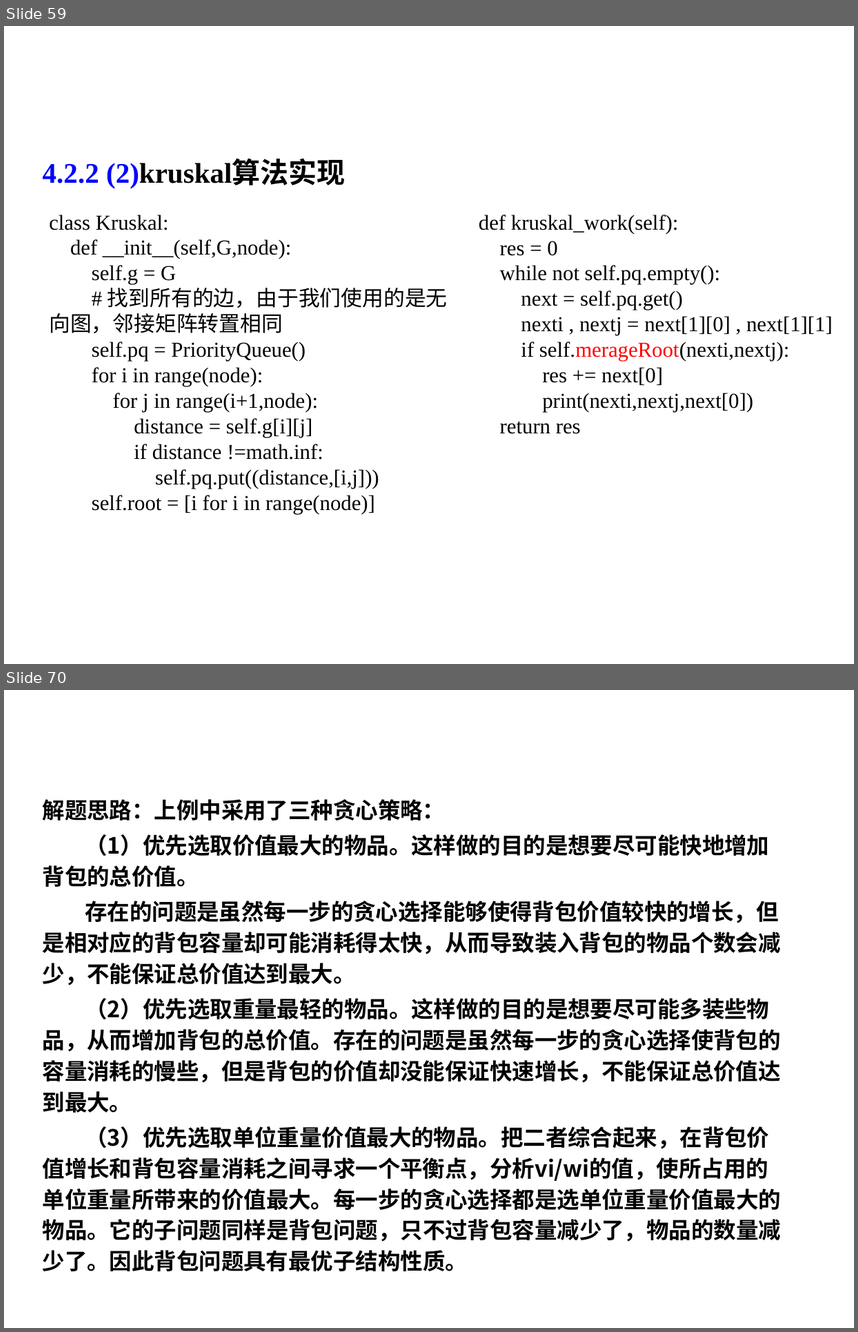
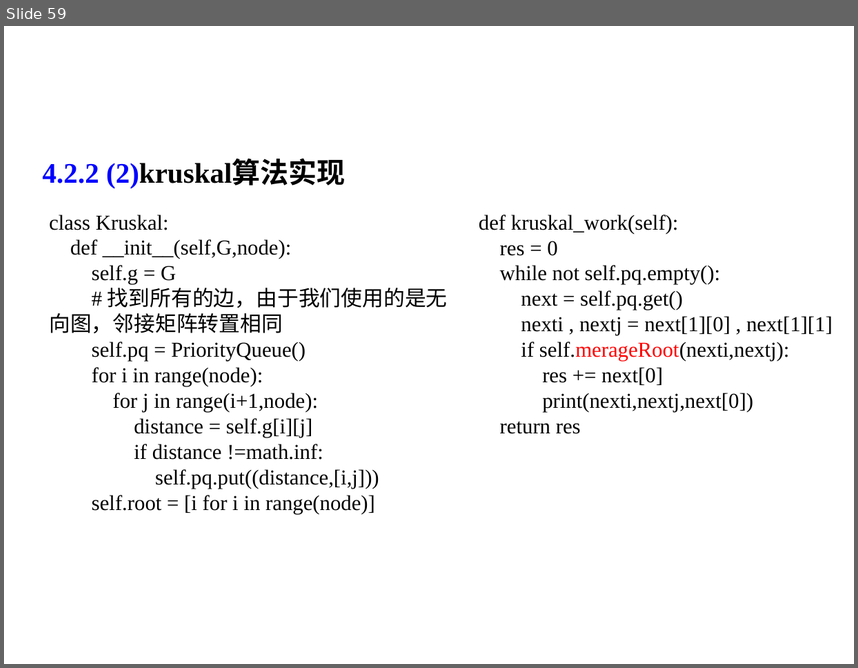
Before and after one commit to liutongling/DP, a slide deck: file/第4章 贪心法.pptx. Shown one above the other, each under a label of ours: slides 59 and 70 before the commit, slide 59 after it; the slides between them are not shown. The pictures are 858x1332 and 858x668 pixels, drawn with LibreOffice and Linux fonts; fonts in the diff are those of the drawing; background and template pictures are left out. Boxes give left, top, right and bottom in pixels: in the first picture for what was removed or moved away, otherwise in the second. Text is boxed around its words. In the diff, an @@ line names an element or a change of style, - is before the commit and + after.

```diff
--- a/file/第4章 贪心法.pptx
+++ b/file/第4章 贪心法.pptx
@@ slide 70 removed at <box>4,690,854,1328</box>, background #FFFFFF @@
@@ text removed at <box>43,799,781,1271</box> @@
-解题思路：上例中采用了三种贪心策略：
-（1）优先选取价值最大的物品。这样做的目的是想要尽可能快地增加背包的总价值。
-存在的问题是虽然每一步的贪心选择能够使得背包价值较快的增长，但是相对应的背包容量却可能消耗得太快，从而导致装入背包的物品个数会减少，不能保证总价值达到最大。
-（2）优先选取重量最轻的物品。这样做的目的是想要尽可能多装些物品，从而增加背包的总价值。存在的问题是虽然每一步的贪心选择使背包的容量消耗的慢些，但是背包的价值却没能保证快速增长，不能保证总价值达到最大。
-（3）优先选取单位重量价值最大的物品。把二者综合起来，在背包价值增长和背包容量消耗之间寻求一个平衡点，分析vi/wi的值，使所占用的单位重量所带来的价值最大。每一步的贪心选择都是选单位重量价值最大的物品。它的子问题同样是背包问题，只不过背包容量减少了，物品的数量减少了。因此背包问题具有最优子结构性质。
```
Also in this commit, not shown: 4 slides changed, 2 slides added, 11 other slides removed, 2 other files.
